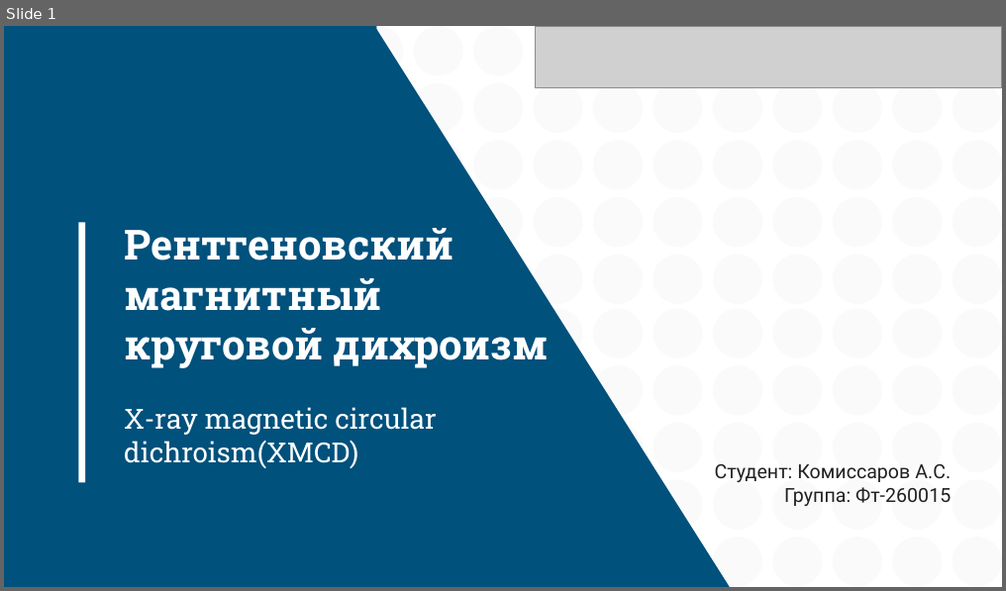
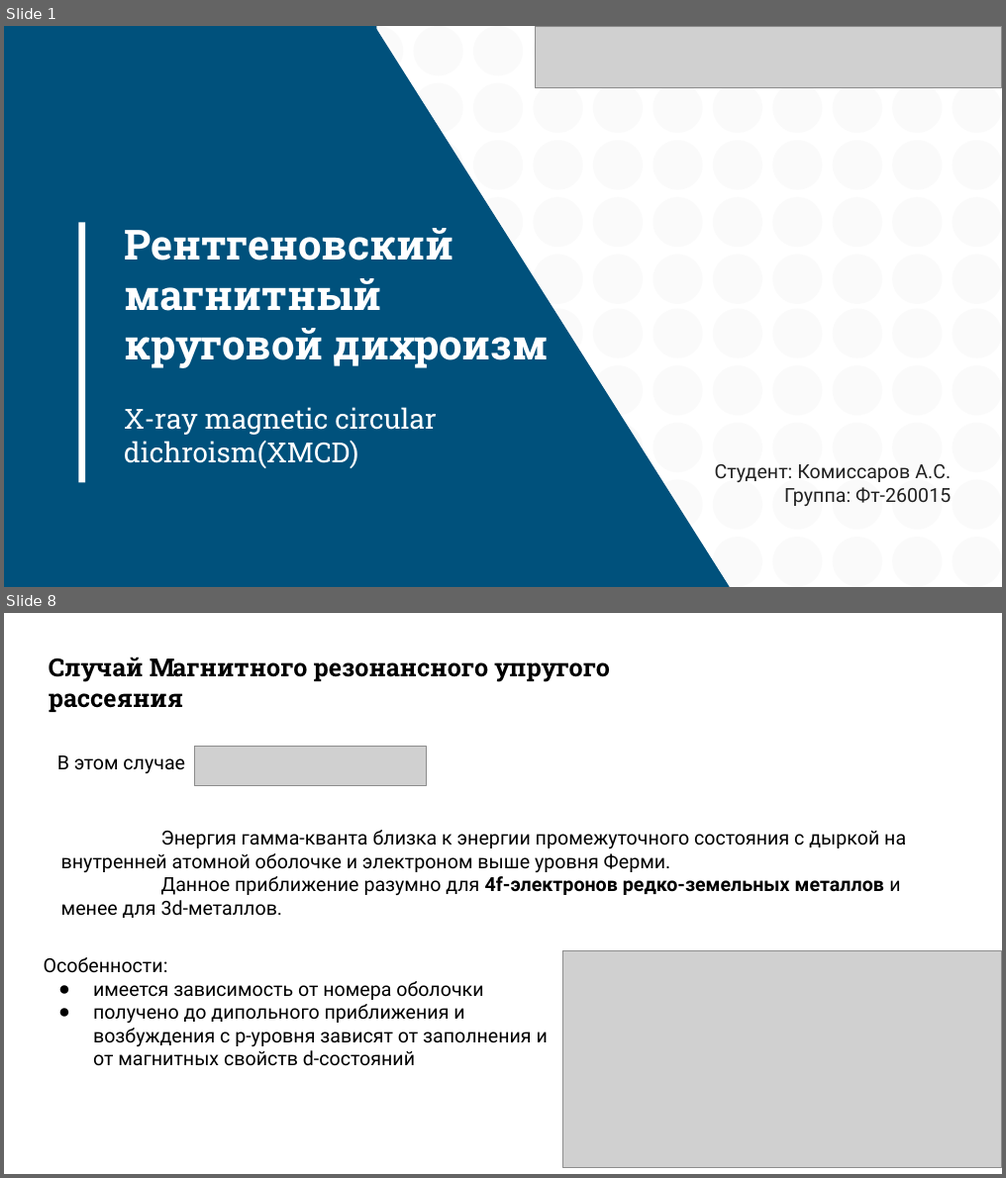
Before and after one commit to disDeal/xmcd_rs, a slide deck: slides/xmcd.pptx. Shown one above the other, each under a label of ours: slide 1 before the commit, slides 1 and 8 after it; the slides between them are not shown. The pictures are 1006x591 and 1006x1178 pixels, drawn with LibreOffice and Linux fonts; fonts in the diff are those of the drawing; grey boxes stand for pictures. Boxes give left, top, right and bottom in pixels: in the first picture for what was removed or moved away, otherwise in the second. Text is boxed around its words. In the diff, an @@ line names an element or a change of style, - is before the commit and + after.

```diff
--- a/slides/xmcd.pptx
+++ b/slides/xmcd.pptx
@@ slide 8 added at [4, 613, 1002, 1174], background #FFFFFF @@
@@ text added at [49, 657, 610, 712], 18 pt, text #000000, bold @@
+Случай Магнитного резонансного упругого рассеяния
@@ text added at [57, 756, 185, 773], 14 pt, text #000000 @@
+В этом случае
@@ picture added at [195, 746, 426, 786] @@
@@ text added at [61, 830, 906, 918], 14 pt, text #000000 @@
+Энергия гамма-кванта близка к энергии промежуточного состояния с дыркой на внутренней атомной оболочке и электроном выше уровня Ферми.
+Данное приближение разумно для 4f-электронов редко-земельных металлов и менее для 3d-металлов.
@@ text added at [44, 958, 548, 1066], 14 pt, text #000000 @@
+Особенности:
+● имеется зависимость от номера оболочки
+● получено до дипольного приближения и возбуждения с р-уровня зависят от заполнения и от магнитных свойств d-состояний
@@ picture added at [562, 951, 1002, 1167] @@
```
Also in this commit, not shown: 1 slide changed, 6 other slides added, 4 slides removed, 7 other files.
